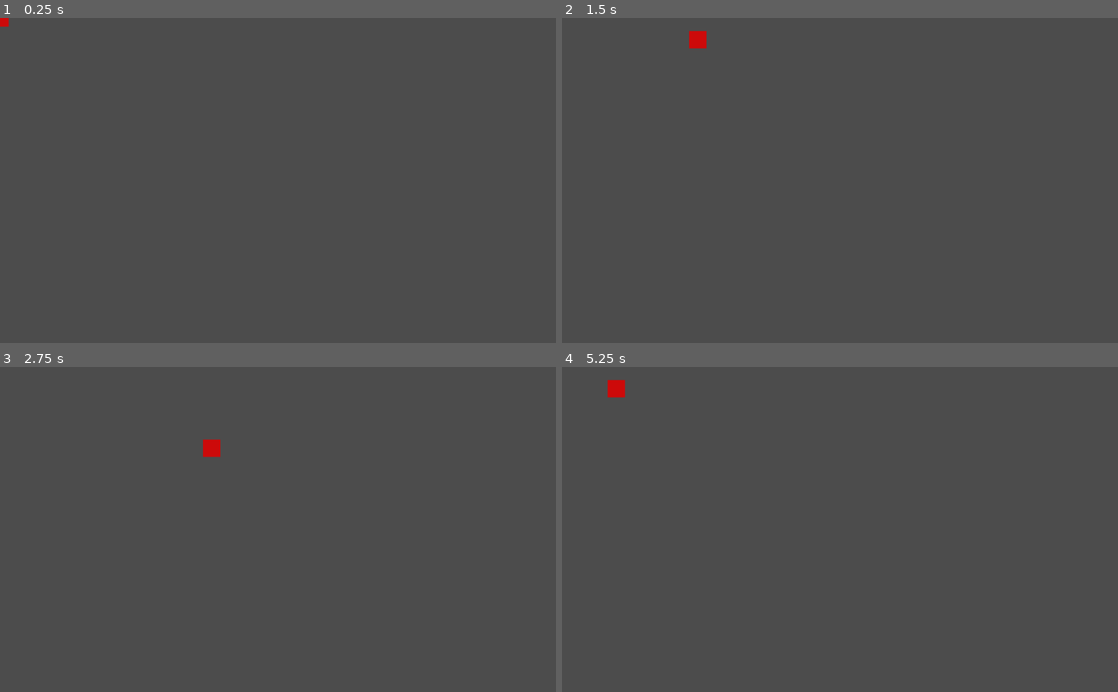
Above: before the commit, frames 1-4 (two rows, left to right).
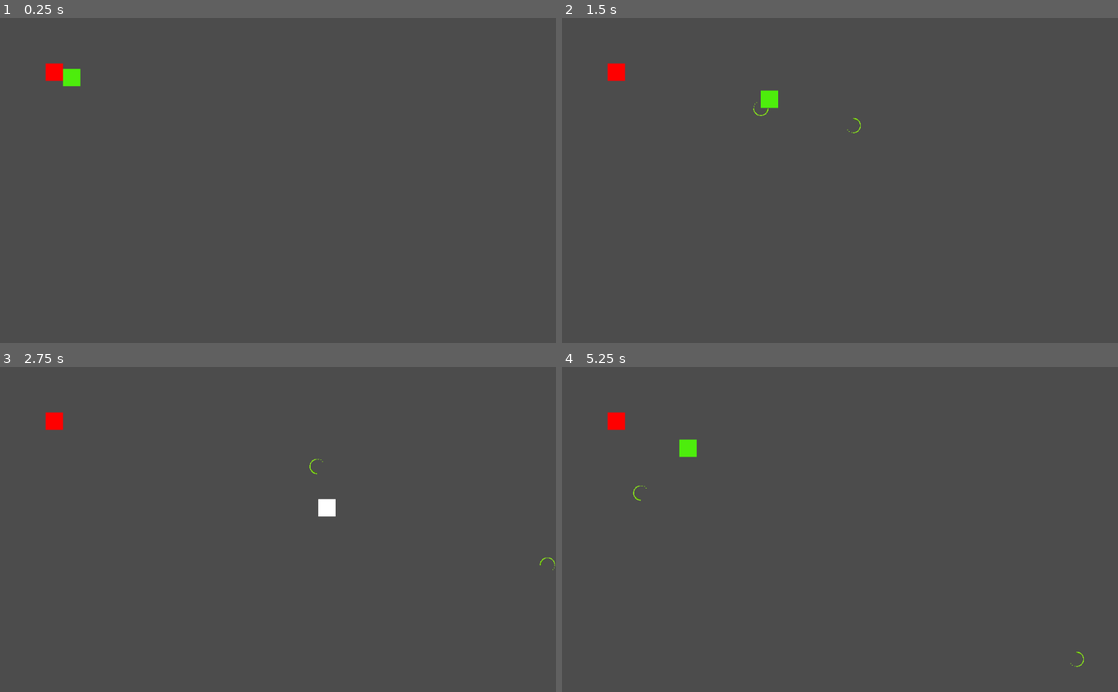
Above: after the commit, the same moments.

Repository: Skengrek/MultiplayerRPG
Game: Godot game, scene res://Scenes/main/Game.tscn
The game is run twice, just before and just after one commit, with the same random seed, the same clock (stepped at 60 frames per second) and the same inputs.
Inputs (mouse positions are in pixels of both pictures, inside the frame that each line leads up to):
- Up to frame 1 (0.25 s): no input
- Up to frame 2 (1.5 s): tap Enter at 0.5 s; move the mouse to (962, 164) at 0.52 s; hold Right (ui_right) 0.53-1.28 s; hold Shift (dash) 0.53-1.28 s; click (962, 164) at 0.8 s; move the mouse to (728, 196) at 1.27 s; hold Down (ui_down) from 1.28 s (still down); click (728, 196) at 1.35 s
- Up to frame 3 (2.75 s): tap Shift (dash) at 1.55 s; move the mouse to (333, 458) at 2.02 s; release Down (ui_down) at 2.03 s; hold Right (ui_right) from 2.03 s (still down); hold Shift (dash) from 2.03 s (still down); click (333, 458) at 2.3 s
- Up to frame 4 (5.25 s): move the mouse to (812, 594) at 2.77 s; release Right (ui_right) at 2.78 s; release Shift (dash) at 2.78 s; hold Up (ui_up) 2.78-3.53 s; click (812, 594) at 2.85 s; tap Shift (dash) at 3.05, 4.55 s; move the mouse to (1006, 578) at 3.52 s; hold Shift (dash) 3.53-4.28 s; hold Left (ui_left) 3.53-5.03 s; click (1006, 578) at 3.8 s; move the mouse to (673, 480) at 4.27 s; click (673, 480) at 4.35 s; move the mouse to (867, 529) at 5.02 s; hold Down (ui_down) from 5.03 s (still down); hold Shift (dash) from 5.03 s (still down)

The runs differ from the first frame. In frame 1, 0.4% of the frame differs, in the area x 0-15%, y 0-22%; in frame 2, 0.6%; in frame 3, 0.6%; in frame 4, 0.6%, in the area x 8-94%, y 3-93%.
Error before the commit: Invalid call. Nonexistent function 'instance' in base 'Nil'. (res://Scenes/main/Class.gd:17)

Commit message:
Added a working Monster and a working Spell

Diff:
--- /dev/null
+++ b/Scenes/Monsters/Monster1.gd
@@ -0,0 +1,13 @@
+extends KinematicBody2D
+
+export var life:int = 10
+
+# Called when the node enters the scene tree for the first time.
+func _ready():
+	pass # Replace with function body.
+
+
+func processDamage(damage):
+	$Anim.stop()
+	$Anim.play("TakeDamage")
+	pass
--- /dev/null
+++ b/Scenes/Monsters/Monster1.tscn
@@ -0,0 +1,87 @@
+[gd_scene load_steps=7 format=2]
+
+[ext_resource path="res://Scenes/Monsters/Monster1.gd" type="Script" id=1]
+
+[sub_resource type="Shader" id=5]
+code = "shader_type canvas_item;
+
+uniform vec4 flash_color: hint_color =vec4(1.0);
+uniform float flash_modifier: hint_range(0.0, 1.0) = 0.0;
+
+
+void fragment() {
+	vec4 color = texture(TEXTURE, UV);
+	color.rgb = mix(color.rgb, flash_color.rgb, flash_modifier);
+	COLOR = color;
+}"
+
+[sub_resource type="ShaderMaterial" id=6]
+shader = SubResource( 5 )
+shader_param/flash_color = Color( 1, 0, 0, 1 )
+shader_param/flash_modifier = 1.0
+
+[sub_resource type="RectangleShape2D" id=3]
+extents = Vector2( 16, 16 )
+
+[sub_resource type="Animation" id=7]
+length = 0.001
+tracks/0/type = "value"
+tracks/0/path = NodePath(".:material:shader_param/flash_modifier")
+tracks/0/interp = 1
+tracks/0/loop_wrap = true
+tracks/0/imported = false
+tracks/0/enabled = true
+tracks/0/keys = {
+"times": PoolRealArray( 0 ),
+"transitions": PoolRealArray( 1 ),
+"update": 0,
+"values": [ 0.0 ]
+}
+tracks/1/type = "value"
+tracks/1/path = NodePath("ColorRect:material:shader_param/flash_modifier")
+tracks/1/interp = 1
+tracks/1/loop_wrap = true
+tracks/1/imported = false
+tracks/1/enabled = true
+tracks/1/keys = {
+"times": PoolRealArray( 0 ),
+"transitions": PoolRealArray( 1 ),
+"update": 0,
+"values": [ 1.0 ]
+}
+
+[sub_resource type="Animation" id=4]
+resource_name = "TakeDamage"
+tracks/0/type = "value"
+tracks/0/path = NodePath("ColorRect:material:shader_param/flash_modifier")
+tracks/0/interp = 1
+tracks/0/loop_wrap = true
+tracks/0/imported = false
+tracks/0/enabled = true
+tracks/0/keys = {
+"times": PoolRealArray( 0, 0.2, 0.4, 0.6, 0.8, 0.9 ),
+"transitions": PoolRealArray( 1, 1, 1, 1, 1, 1 ),
+"update": 0,
+"values": [ 1.0, 0.0, 1.0, 1.0, 0.0, 1.0 ]
+}
+
+[node name="Node2D" type="KinematicBody2D"]
+collision_layer = 8
+collision_mask = 31
+script = ExtResource( 1 )
+
+[node name="ColorRect" type="ColorRect" parent="."]
+material = SubResource( 6 )
+anchor_left = -1.0
+margin_left = -16.0
+margin_top = -16.0
+margin_right = 16.0
+margin_bottom = 16.0
+color = Color( 1, 0, 0, 1 )
+
+[node name="CollisionShape2D" type="CollisionShape2D" parent="."]
+shape = SubResource( 3 )
+
+[node name="Anim" type="AnimationPlayer" parent="."]
+anims/RESET = SubResource( 7 )
+anims/TakeDamage = SubResource( 4 )
--- /dev/null
+++ b/Scenes/Spells/GrassBlade.gd
@@ -0,0 +1,23 @@
+extends Area2D
+
+export var speed:int = 400
+export var cooldown = 0.5
+
+var damage = 10
+
+var direction = Vector2.ZERO
+
+func shoot(newDirection, globalPosition):
+	visible = true
+	direction = newDirection
+	global_position = globalPosition
+	$AnimationPlayer.play('Fired')
+
+func _process(delta):
+	var _moved = translate(speed*delta*direction)
+
+
+func _on_GrassBlade_body_entered(body):
+	if body.has_method("processDamage"):
+		body.processDamage(5)
+		queue_free()
--- /dev/null
+++ b/Scenes/Spells/GrassBlade.tscn
@@ -0,0 +1,57 @@
+[gd_scene load_steps=6 format=2]
+
+[ext_resource path="res://Assets/Spells/TrancheHerbeV1.png" type="Texture" id=1]
+[ext_resource path="res://Scenes/Spells/GrassBlade.gd" type="Script" id=2]
+
+[sub_resource type="Animation" id=1]
+resource_name = "Fired"
+length = 0.4
+loop = true
+tracks/0/type = "value"
+tracks/0/path = NodePath("Sprite:frame")
+tracks/0/interp = 1
+tracks/0/loop_wrap = true
+tracks/0/imported = false
+tracks/0/enabled = true
+tracks/0/keys = {
+"times": PoolRealArray( 0, 0.1, 0.2, 0.3 ),
+"transitions": PoolRealArray( 1, 1, 1, 1 ),
+"update": 1,
+"values": [ 0, 1, 2, 3 ]
+}
+
+[sub_resource type="Animation" id=2]
+length = 0.001
+tracks/0/type = "value"
+tracks/0/path = NodePath("Sprite:frame")
+tracks/0/interp = 1
+tracks/0/loop_wrap = true
+tracks/0/imported = false
+tracks/0/enabled = true
+tracks/0/keys = {
+"times": PoolRealArray( 0 ),
+"transitions": PoolRealArray( 1 ),
+"update": 0,
+"values": [ 0 ]
+}
+
+[sub_resource type="CircleShape2D" id=3]
+radius = 15.0333
+
+[node name="GrassBlade" type="Area2D"]
+collision_layer = 16
+collision_mask = 14
+script = ExtResource( 2 )
+
+[node name="AnimationPlayer" type="AnimationPlayer" parent="."]
+anims/Fired = SubResource( 1 )
+anims/RESET = SubResource( 2 )
+
+[node name="Sprite" type="Sprite" parent="."]
+texture = ExtResource( 1 )
+hframes = 4
+
+[node name="CollisionShape2D" type="CollisionShape2D" parent="."]
+shape = SubResource( 3 )
+
+[connection signal="body_entered" from="." to="." method="_on_GrassBlade_body_entered"]
--- /dev/null
+++ b/Scenes/Spells/SpellScene.tscn
@@ -0,0 +1,8 @@
+[gd_scene load_steps=2 format=2]
+
+[ext_resource path="res://Scenes/Spells/GrassBlade.tscn" type="PackedScene" id=1]
+
+[node name="Node2D" type="Node2D"]
+
+[node name="GrassBlade" parent="." instance=ExtResource( 1 )]
+position = Vector2( 68, 19 )
--- a/Scenes/main/Class.gd
+++ /dev/null
@@ -1,23 +0,0 @@
-extends Node
-
-class_name Class
-
-var stats : CharStats
-onready var skills = $Skills
-
-export var startingStats: Resource
-export(Array) var skillSet
-export(PackedScene) var character_skill_scene: PackedScene
-
-# Called when the node enters the scene tree for the first time.
-func _ready():
-	stats = CharStats.new(startingStats)
-	if skillSet != null and skillSet.size() > 0:
-		for skill in skillSet:
-			var newSkill = character_skill_scene.instance()
-			newSkill.initialize(skill)
-			skills.add_child(newSkill)
-
-# Called every frame. 'delta' is the elapsed time since the previous frame.
-#func _process(delta):
-#	pass
--- a/Scenes/main/Class.tscn
+++ /dev/null
@@ -1,18 +0,0 @@
-[gd_scene load_steps=7 format=2]
-
-[ext_resource path="res://Scenes/main/Skills.tscn" type="PackedScene" id=1]
-[ext_resource path="res://Scenes/main/Stats.tscn" type="PackedScene" id=2]
-[ext_resource path="res://Scenes/main/Class.gd" type="Script" id=3]
-[ext_resource path="res://Scenes/main/Stats.gd" type="Script" id=4]
-[ext_resource path="res://Scripts/Classes/Mage.tres" type="Resource" id=5]
-[ext_resource path="res://Scripts/skills/FireBall.tres" type="Resource" id=6]
-
-[node name="Class" type="Node"]
-script = ExtResource( 3 )
-startingStats = ExtResource( 5 )
-skillSet = [ ExtResource( 6 ) ]
-
-[node name="Stats" parent="." instance=ExtResource( 2 )]
-script = ExtResource( 4 )
-
-[node name="Skills" parent="." instance=ExtResource( 1 )]
--- /dev/null
+++ b/Scenes/main/Game.gd
@@ -0,0 +1,13 @@
+extends Node2D
+
+onready var monster1 = preload("res://Scenes/Monsters/Monster1.tscn")
+
+func _ready():
+	var monster = monster1.instance()
+	monster.position = Vector2(100, 100)
+	get_parent().call_deferred('add_child', monster)
+
+
+# Called every frame. 'delta' is the elapsed time since the previous frame.
+#func _process(delta):
+#	pass
--- a/Scenes/main/Game.tscn
+++ b/Scenes/main/Game.tscn
@@ -1,7 +1,13 @@
-[gd_scene load_steps=2 format=2]
+[gd_scene load_steps=3 format=2]
 
-[ext_resource path="res://Scenes/main/Player.tscn" type="PackedScene" id=1]
+[ext_resource path="res://Scenes/Main/Player.tscn" type="PackedScene" id=1]
+[ext_resource path="res://Scenes/Main/Game.gd" type="Script" id=2]
 
 [node name="Game" type="Node2D"]
+script = ExtResource( 2 )
 
 [node name="Player" parent="." instance=ExtResource( 1 )]
+position = Vector2( 131, 110 )
+collision_mask = 14
+SpellDeck = [  ]
+SpellCD = [  ]
--- a/Scenes/main/Player.gd
+++ b/Scenes/main/Player.gd
@@ -1,6 +1,9 @@
 extends KinematicBody2D
 
 # Variables ####################################################################
+# General
+var doProcessInput = true
+
 # Movement
 export var speed:int = 200
 var velocity = Vector2.ZERO
@@ -10,23 +13,29 @@
 # Life & state
 var hp = 4
 var invulnerable = false
-enum State {walking, dashing, dead}
+enum State {walking, dashing, stun, dead}
 var state = State.walking
 
+# Spells
+export (Array, PackedScene) var SpellDeck
+export (Array, bool) var SpellCD
 
+# Ready ########################################################################
 func _ready():
-	pass # Replace with function body.
+	addSpell("res://Scenes/Spells/GrassBlade.tscn")
 
 
 # Process ######################################################################
 func _process(_delta):
-	processInput()
-	move_and_slide(velocity)
+	if doProcessInput:
+		processInput()
+	if not state in [State.stun, State.dead]:
+		var _moved = move_and_slide(velocity)
 
 	if invulnerable:
 		$ColorRect.color = '#ffffff'
 	else:
-		$ColorRect.color = '#cd0a0a'
+		$ColorRect.color = '#4ded0c'
 
 
 # Inputs  ######################################################################
@@ -46,8 +55,28 @@
 		if canDash:
 			startDash()
 
+	if Input.is_action_pressed("spell1"):
+		useSpell(0)
+
 	velocity = velocity.normalized() * speed
 
+# Spells #######################################################################
+func addSpell(scenePath):
+	SpellDeck.append(load(scenePath))
+	SpellCD.append(true)
+
+func useSpell(id):
+	if SpellCD[id]:
+			var newSpell = SpellDeck[id].instance()
+			newSpell.shoot(defineDirectionOfSpell(), global_position)
+			get_parent().add_child(newSpell)
+			SpellCD[0] = false
+			$Timers/Spell1Cooldown.start(newSpell.cooldown)
+
+
+func defineDirectionOfSpell():
+	var newDirection = get_viewport().get_mouse_position() - position
+	return newDirection.normalized()
 
 # Damages ######################################################################
 func processDamages(damages):
@@ -77,3 +106,7 @@
 
 func _on_DashCooldown_timeout():
 	canDash = true
+
+
+func _on_Spell1Cooldown_timeout():
+	SpellCD[0] = true
--- a/Scenes/main/Player.tscn
+++ b/Scenes/main/Player.tscn
@@ -1,20 +1,22 @@
 [gd_scene load_steps=4 format=2]
 
-[ext_resource path="res://Scenes/main/Player.gd" type="Script" id=1]
-[ext_resource path="res://Scenes/main/Class.tscn" type="PackedScene" id=2]
+[ext_resource path="res://Scenes/Main/Player.gd" type="Script" id=1]
+[ext_resource path="res://Scenes/Spells/GrassBlade.tscn" type="PackedScene" id=2]
 
 [sub_resource type="RectangleShape2D" id=1]
 extents = Vector2( 16, 16 )
 
 [node name="Player" type="KinematicBody2D"]
 script = ExtResource( 1 )
+SpellDeck = [ ExtResource( 2 ) ]
+SpellCD = [ true ]
 
 [node name="ColorRect" type="ColorRect" parent="."]
 margin_left = -16.0
 margin_top = -16.0
 margin_right = 16.0
 margin_bottom = 16.0
-color = Color( 0.803922, 0.0392157, 0.0392157, 1 )
+color = Color( 0.301961, 0.929412, 0.0470588, 1 )
 
 [node name="CollisionShape2D" type="CollisionShape2D" parent="."]
 shape = SubResource( 1 )
@@ -26,10 +28,12 @@
 one_shot = true
 
 [node name="DashCooldown" type="Timer" parent="Timers"]
-wait_time = 5.0
+wait_time = 2.0
 one_shot = true
 
-[node name="Class" parent="." instance=ExtResource( 2 )]
+[node name="Spell1Cooldown" type="Timer" parent="Timers"]
+one_shot = true
 
 [connection signal="timeout" from="Timers/DashDuration" to="." method="_on_DashDuration_timeout"]
 [connection signal="timeout" from="Timers/DashCooldown" to="." method="_on_DashCooldown_timeout"]
+[connection signal="timeout" from="Timers/Spell1Cooldown" to="." method="_on_Spell1Cooldown_timeout"]
--- a/Scenes/main/Skills.tscn
+++ /dev/null
@@ -1,3 +0,0 @@
-[gd_scene format=2]
-
-[node name="Skills" type="Node"]
--- a/Scenes/main/Stats.gd
+++ /dev/null
@@ -1,54 +0,0 @@
-extends Node
-
-class_name CharStats
-
-signal healthChanged(new_health)
-signal healtDepleted()
-
-var modifier = {}
-
-var health:int
-var mana:int
-var maxHealth:int
-var maxMana:int
-var strength:int
-var intelligence:int
-var agility:int
-var defense:int
-var speed:int
-
-func initialize(stats: BaseStats):
-	maxHealth = stats.maxHealth
-	maxMana = stats.maxMana
-	strength = stats.strength
-	intelligence = stats.intelligence
-	agility = stats.agility
-	defense = stats.defense
-	speed = stats.speed
-
-func setMaxHealth(value):
-	maxHealth = max(0, value)
-
-func setMaxMana(value):
-	maxMana = max(0, value)
-
-func takeDamage(hit):
-	health -= hit.damage
-	emit_signal("healthChanged", health)
-	if health <= 0:
-		emit_signal("healthDepleted")
-
-func heal(amount):
-	health += amount
-	health = max(health, maxHealth)
-	emit_signal("healthChanged", health)
-
-func addModifier(id, modifier):
-	modifier[id] = modifier
-
-func removeModifier(id):
-	modifier.erase(id)
-
-
-func _init(newStats):
-	initialize(newStats)
--- a/Scenes/main/Stats.tscn
+++ /dev/null
@@ -1,3 +0,0 @@
-[gd_scene format=2]
-
-[node name="Stats" type="Node"]
--- a/project.godot
+++ b/project.godot
@@ -8,38 +8,10 @@
 
 config_version=4
 
-_global_script_classes=[ {
-"base": "Resource",
-"class": "BaseStats",
-"language": "GDScript",
-"path": "res://Scripts/Classes/BasicStats.gd"
-}, {
-"base": "Node",
-"class": "CharStats",
-"language": "GDScript",
-"path": "res://Scenes/main/Stats.gd"
-}, {
-"base": "Node",
-"class": "Class",
-"language": "GDScript",
-"path": "res://Scenes/main/Class.gd"
-}, {
-"base": "Resource",
-"class": "Skill",
-"language": "GDScript",
-"path": "res://Scripts/skills/Skill.gd"
-} ]
-_global_script_class_icons={
-"BaseStats": "",
-"CharStats": "",
-"Class": "",
-"Skill": ""
-}
-
 [application]
 
 config/name="MultiplayerRogueLike"
-run/main_scene="res://Scenes/main/Game.tscn"
+run/main_scene="res://Scenes/Main/Game.tscn"
 config/icon="res://icon.png"
 
 [input]
@@ -77,6 +49,19 @@
 "events": [ Object(InputEventKey,"resource_local_to_scene":false,"resource_name":"","device":0,"alt":false,"shift":false,"control":false,"meta":false,"command":false,"pressed":false,"scancode":0,"physical_scancode":16777237,"unicode":0,"echo":false,"script":null)
  ]
 }
+spell1={
+"deadzone": 0.5,
+"events": [ Object(InputEventMouseButton,"resource_local_to_scene":false,"resource_name":"","device":0,"alt":false,"shift":false,"control":false,"meta":false,"command":false,"button_mask":0,"position":Vector2( 0, 0 ),"global_position":Vector2( 0, 0 ),"factor":1.0,"button_index":1,"pressed":false,"doubleclick":false,"script":null)
+ ]
+}
+
+[layer_names]
+
+2d_physics/layer_1="Player"
+2d_physics/layer_2="Wall"
+2d_physics/layer_3="Obstacle"
+2d_physics/layer_4="Monster"
+2d_physics/layer_5="Spell"
 
 [physics]
 
Binary file added: Assets/Spells/TrancheHerbeV1.png
Not shown, added: Assets/Spells/TrancheHerbeV1.png.import
